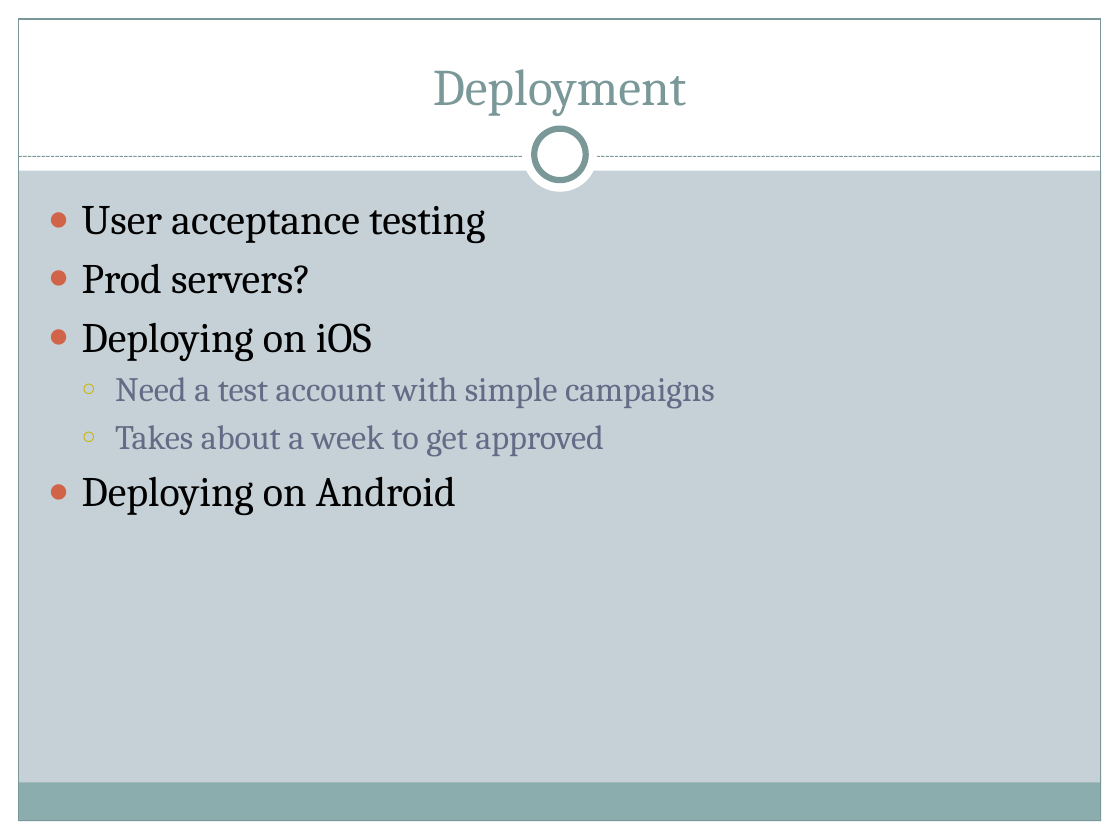
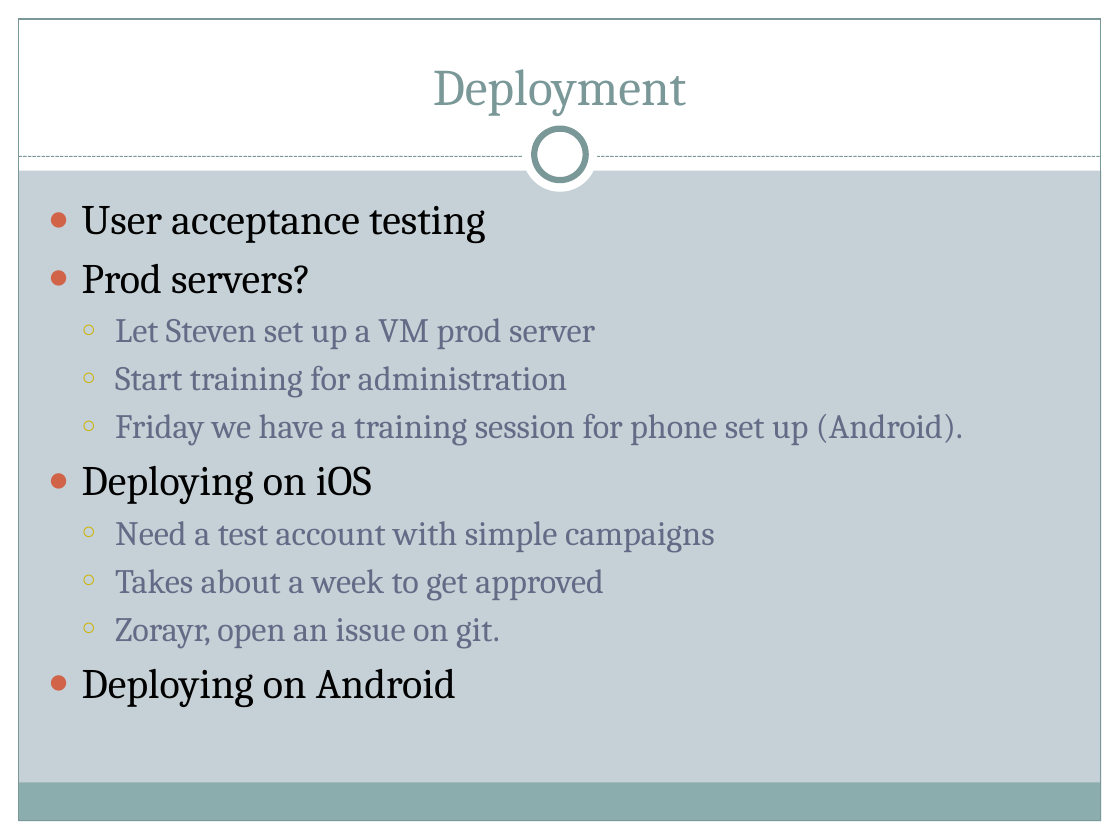
Before and after one commit to vpham21/ohmage-beta3, a slide deck: slide 6 of doc/Presentations/Progress Report.pptx (slide 4 before the commit). Drawn at 1120x840 pixels with LibreOffice and Linux fonts; fonts in the diff are those of the drawing. Boxes give left, top, right and bottom in pixels: in the first picture for what was removed or moved away, otherwise in the second. Text is boxed around its words. In the diff, an @@ line names an element or a change of style, - is before the commit and + after.

```diff
--- a/doc/Presentations/Progress Report.pptx
+++ b/doc/Presentations/Progress Report.pptx
@@ text at bbox=[115, 318, 963, 446]: paragraphs added @@
+  ○ Let Steven set up a VM prod server
+  ○ Start training for administration
+  ○ Friday we have a training session for phone set up (Android).
@@ text at bbox=[115, 618, 500, 648]: paragraph added @@
+  ○ Zorayr, open an issue on git.
```
Also in this commit, not shown: 4 other slides changed, 2 slides added.
